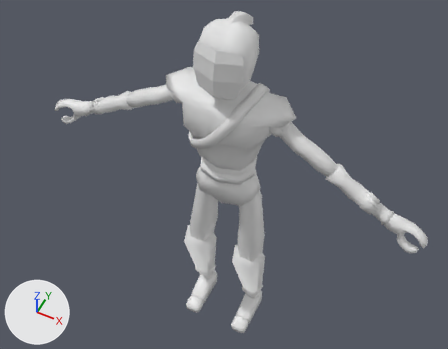
Renders of the FBX model Assets/Characters/Chamelodude/Base guy .fbx from each side of a commit.
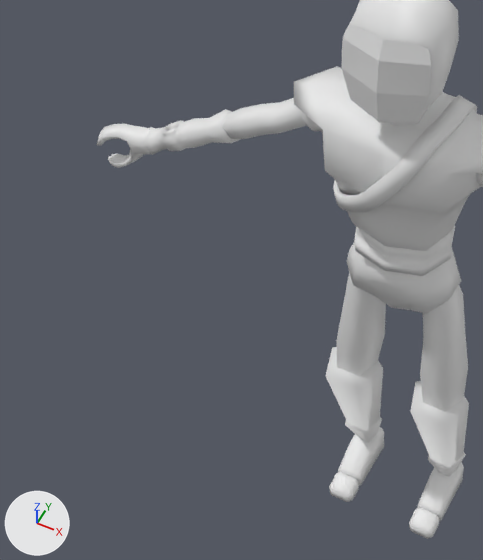
There are two pictures of each version: one whole from a 50 mm lens placed at (0.825, -1.691, 3.179), pointed at (-0.042, 0.042, 1.013), one close up on the part from 0% to 61% of the width and 8% to 99% of the height. Lighting does not change. The marker at lower left points along +X, +Y and +Z. Materials are left out; every surface is plain grey. Where no turn or scale is listed for an object, it has been applied to the vertices.
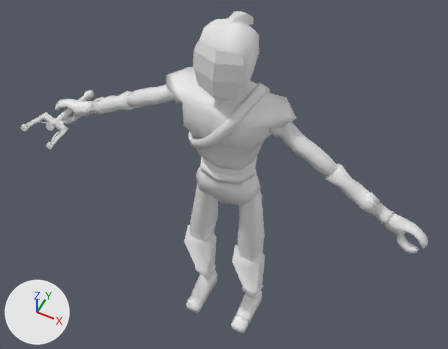
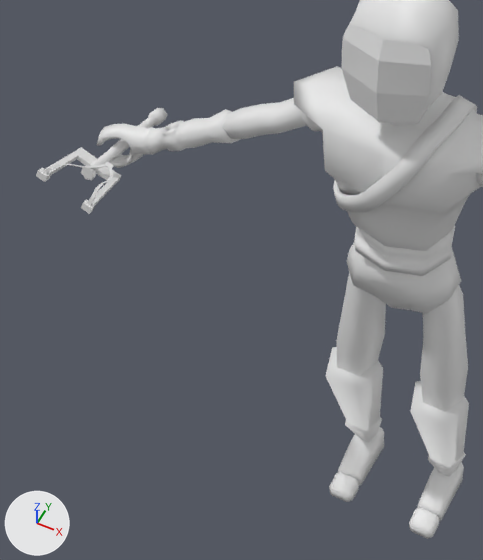
Where the change shows, as pixel boxes [x1, y1, x2, y2] in the close-ups (483 x 560 px):
'Cylinder.001', added
    after: [36, 107, 167, 214]

Patch to the scene script:
```diff
--- a/Assets/Characters/Chamelodude/Base guy .fbx.py
+++ b/Assets/Characters/Chamelodude/Base guy .fbx.py
@@ me_cylinder_002 @@
+me_cylinder_002.from_pydata(...)  # 196 vertices, 194 faces; spans x -0.086..0.084, y -0.15..0.298, z -0.079..0.082
@@ ob_cylinder_001 @@
+ob_cylinder_001 = bpy.data.objects.new('Cylinder.001', me_cylinder_002)
+ob_cylinder_001.location = (-0.825, -0.139, 1.174)
```
